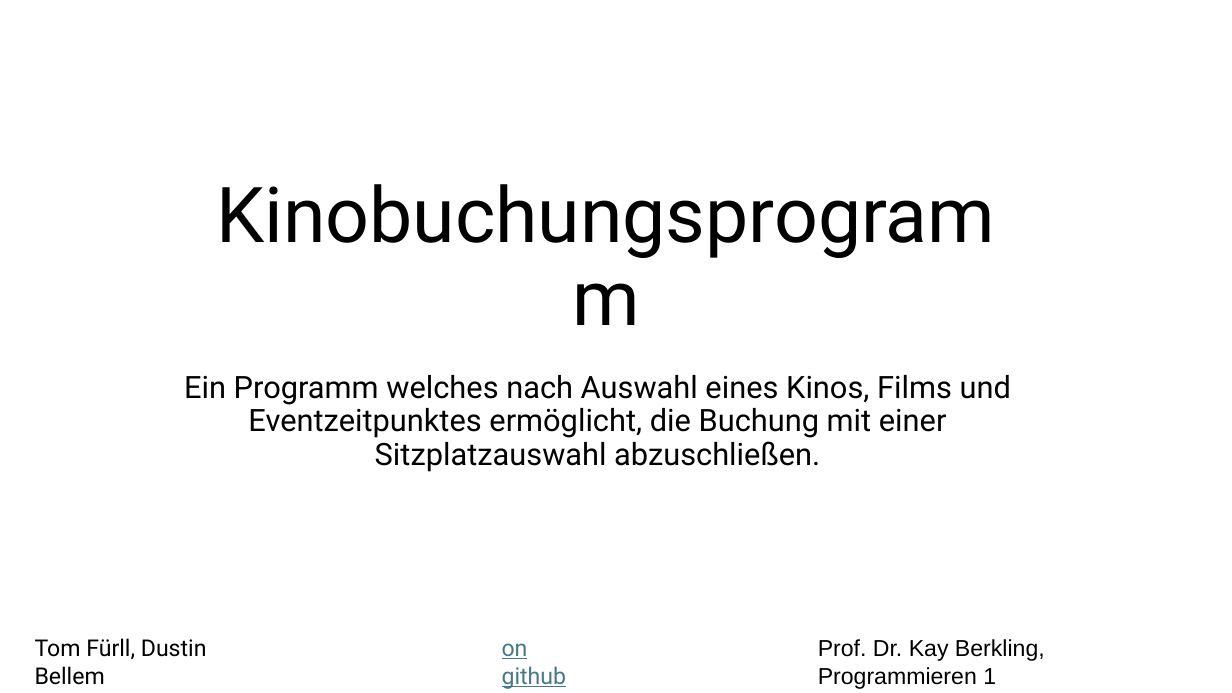
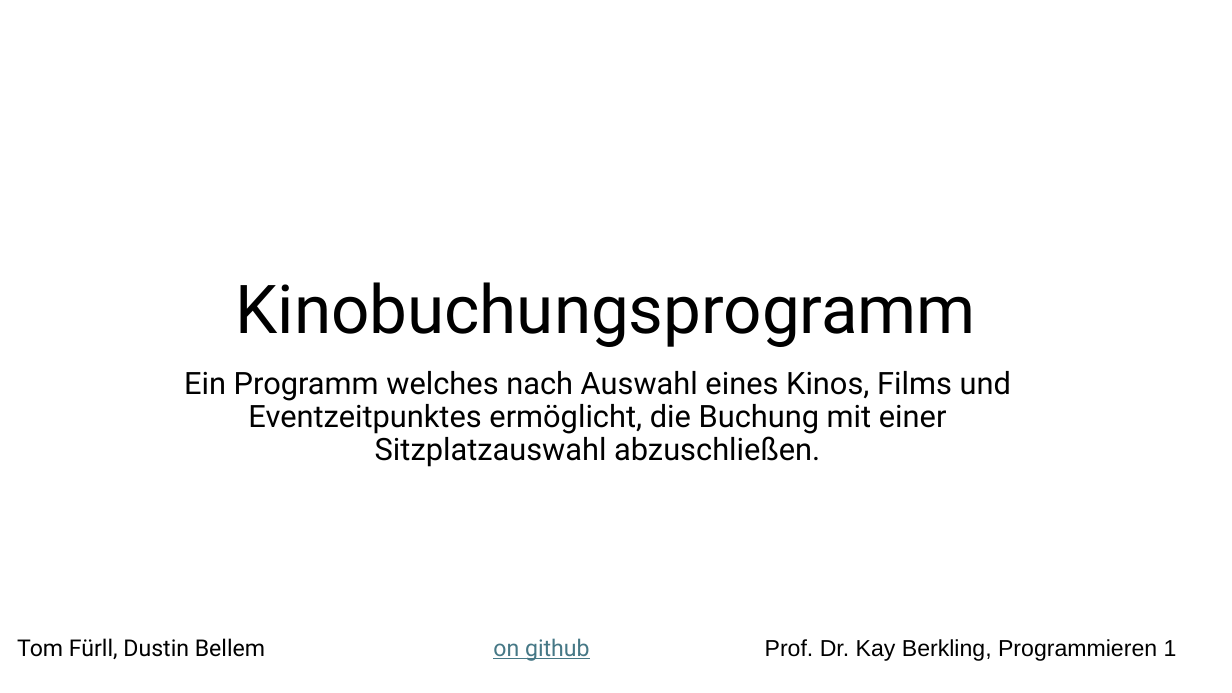
Before and after one commit to SirPatschiii/Kinobuchungsprogramm, a slide deck: slide 1 of 6_Kinobuchungssystem_20240212.pptx. Drawn at 1232x693 pixels with LibreOffice and Linux fonts; fonts in the diff are those of the drawing. Boxes give left, top, right and bottom in pixels: in the first picture for what was removed or moved away, otherwise in the second. Text is boxed around its words. In the diff, an @@ line names an element or a change of style, - is before the commit and + after.

```diff
--- a/6_Kinobuchungssystem_20240212.pptx
+++ b/6_Kinobuchungssystem_20240212.pptx
@@ title "Kinobuchungsprogramm" at <box>236,282,976,347</box>: size 60 to 52.5 pt; line spacing 0.9 to 0.8 @@
@@ subtitle "Ein Programm welches nach Auswahl ...": place and size @@
-subtitle "Ein Programm welches nach Auswahl ..." at <box>184,375,1011,472</box>
+subtitle "Ein Programm welches nach Auswahl ..." at <box>184,371,1011,467</box>
@@ text "Tom Fürll, Dustin Bellem" rewrapped from <box>35,638,207,685</box> to <box>17,638,265,659</box> @@
@@ text "on github" rewrapped from <box>502,643,567,689</box> to <box>493,638,590,661</box> @@
@@ text "Prof. Dr. Kay Berkling, Programmieren ..." rewrapped from <box>818,639,1045,689</box> to <box>765,639,1177,661</box> @@
```
Also in this commit, not shown: 2 other slides changed.
